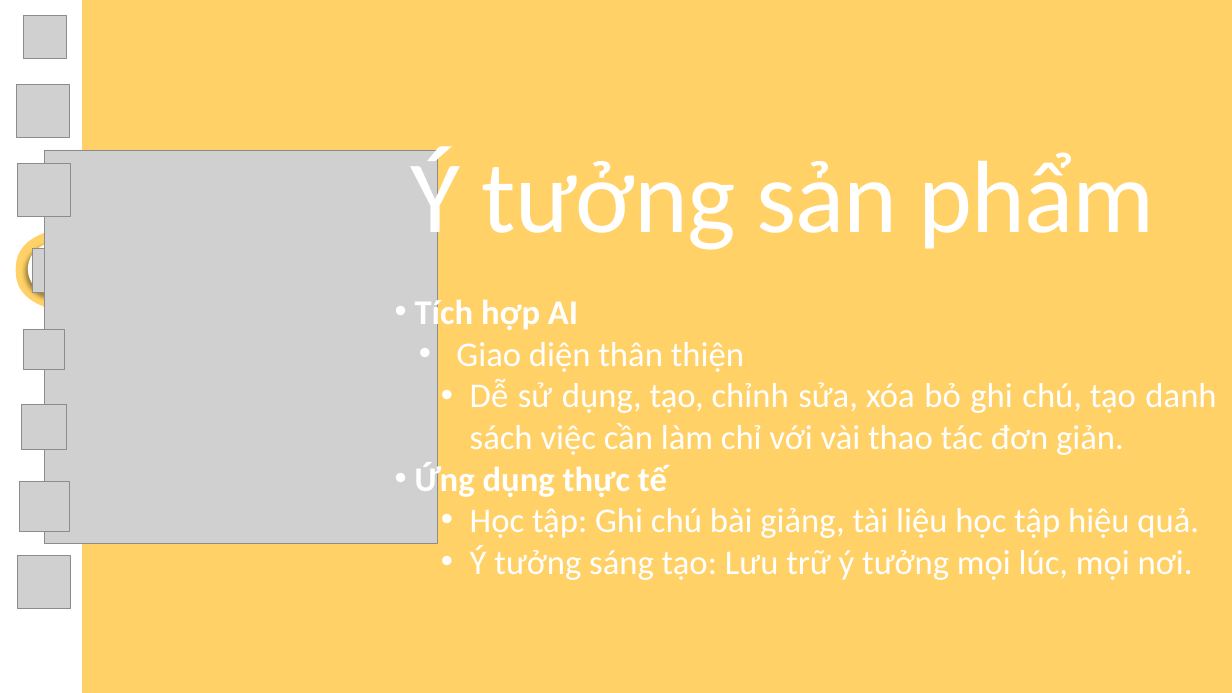
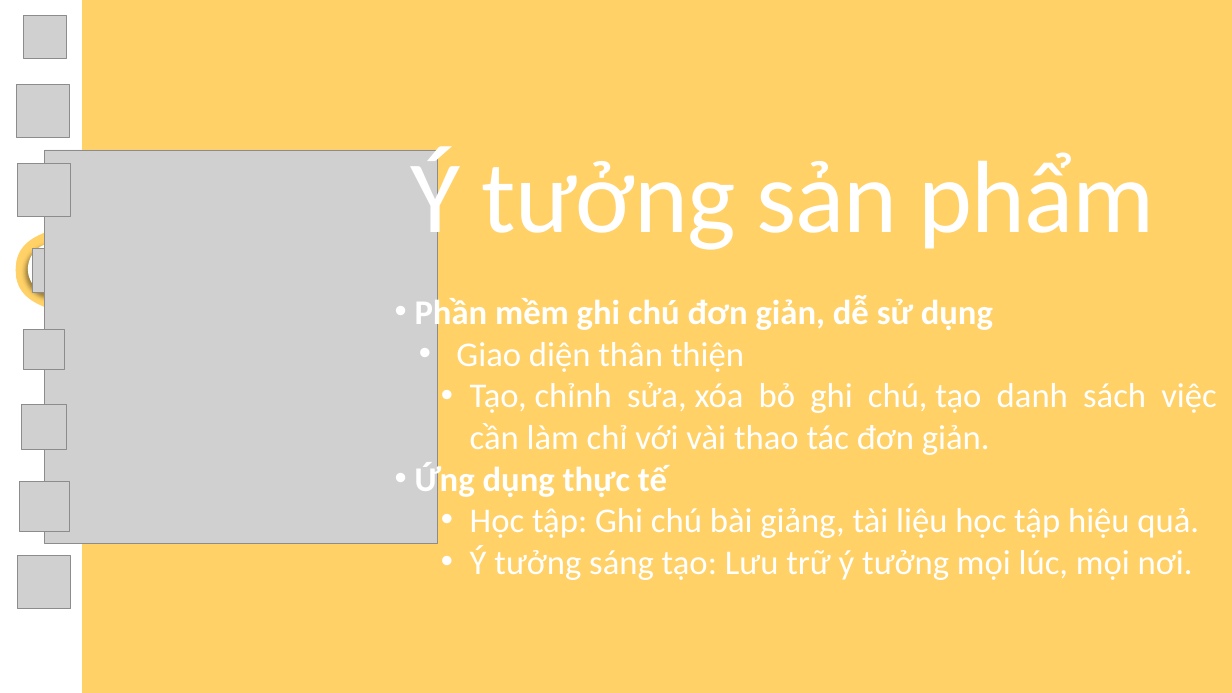
Before and after one commit to MaiNgocChau9/Python-App-A-, a slide deck: slide 9 of SPCK/SPCK.pptx. Drawn at 1232x693 pixels with LibreOffice and Linux fonts; fonts in the diff are those of the drawing; grey boxes stand for pictures; background and template pictures are left out. Boxes give left, top, right and bottom in pixels: in the first picture for what was removed or moved away, otherwise in the second. Text is boxed around its words. In the diff, an @@ line names an element or a change of style, - is before the commit and + after.

```diff
--- a/SPCK/SPCK.pptx
+++ b/SPCK/SPCK.pptx
@@ text at (415,296,993,333): text changed @@
-• Tích hợp AI
+• Phần mềm ghi chú đơn giản, dễ sử dụng
@@ text at (470,382,1216,455): text changed @@
-  • Dễ sử dụng, tạo, chỉnh sửa, xóa bỏ ghi chú, tạo danh sách việc cần làm chỉ với vài thao tác đơn giản.
+  • Tạo, chỉnh sửa, xóa bỏ ghi chú, tạo danh sách việc cần làm chỉ với vài thao tác đơn giản.
```
Also in this commit, not shown: 4 other slides changed, 2 other files.
